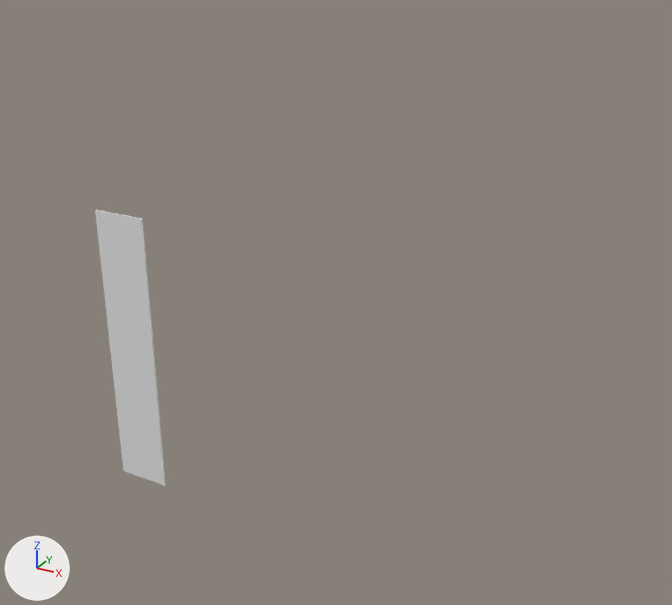
Before and after pictures for a commit that changed the Blender file Murder_Mystery_Escape_Room/Assets/Models/GrandfatherClock_01.blend.
The view is the same before and after, from a 50 mm camera at (8.21, -9.9, 5.64) aimed at (2.87, -0.2, 0.79). Every picture has the same lights, and +X, +Y and +Z are marked at lower left.

The scene before the commit, as lines of its bpy script (objects in view):
```python
me_cube = bpy.data.meshes.new('Cube')
me_cube.from_pydata(...)  # 288 vertices, 288 faces; spans x -0.92..0.92, y -1.27..0.07, z -3.92..3.97
me_cube.materials.append(mat_material)  # white #e7e7e7
me_cube_001 = bpy.data.meshes.new('Cube.001')
me_cube_001.from_pydata(...)  # a box spanning x -0.41..0.38, y -1.01..-0.99, z -2.37..1.76
me_cube_001.materials.append(mat_material)  # white #e7e7e7
me_cube_002 = bpy.data.meshes.new('Cube.002')
me_cube_002.from_pydata([(-0.559, -1.102, 3.421), (-0.559, -1.102, 2.344), (0.526, -1.102, 3.421), (0.526, -1.102, 2.344)], [], [(0, 1, 3, 2)])
me_cube_002.materials.append(mat_material)  # white #e7e7e7
ob_cube = bpy.data.objects.new('Cube', me_cube)
ob_cube.location = (0.05, 0.0, 0.0)
ob_cube.hide_set(True)
ob_cube_001 = bpy.data.objects.new('Cube.001', me_cube_001)
ob_cube_001.location = (0.05, 0.0, 0.0)
ob_cube_002 = bpy.data.objects.new('Cube.002', me_cube_002)
ob_cube_002.location = (0.05, 0.0, 0.0)
ob_cube_002.hide_set(True)
```
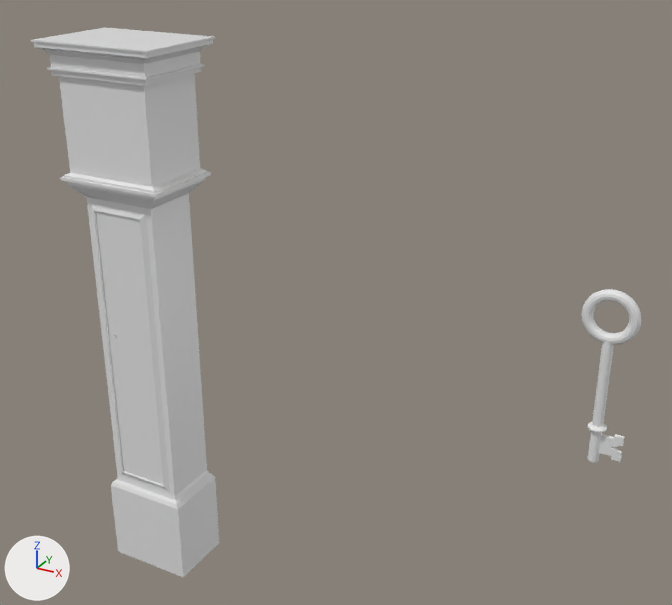
Pixel boxes (x1, y1, x2, y2) of what changed, in the pictures (672 x 605 px):
'Cube', shown
    after: (31, 27, 219, 577)
'Cube.002', shown
    after: (67, 85, 142, 179)
'Key', added
    after: (582, 289, 641, 463)

What changed in the scene script:
```text
Add me_cylinder_001:
    me_cylinder_001.from_pydata(...)  # 848 vertices, 747 faces; spans x -5.2..5.06, y -1.72..1.72, z -3.71..2.73
Change ob_cube:
    remove ob_cube.hide_set(True)
Change ob_cube_002:
    remove ob_cube_002.hide_set(True)
Add ob_key:
    ob_key = bpy.data.objects.new('Key', me_cylinder_001)
    ob_key.location = (6.31, 0.0, 0.64)
    ob_key.scale = (0.065, 0.065, 0.349)
```
